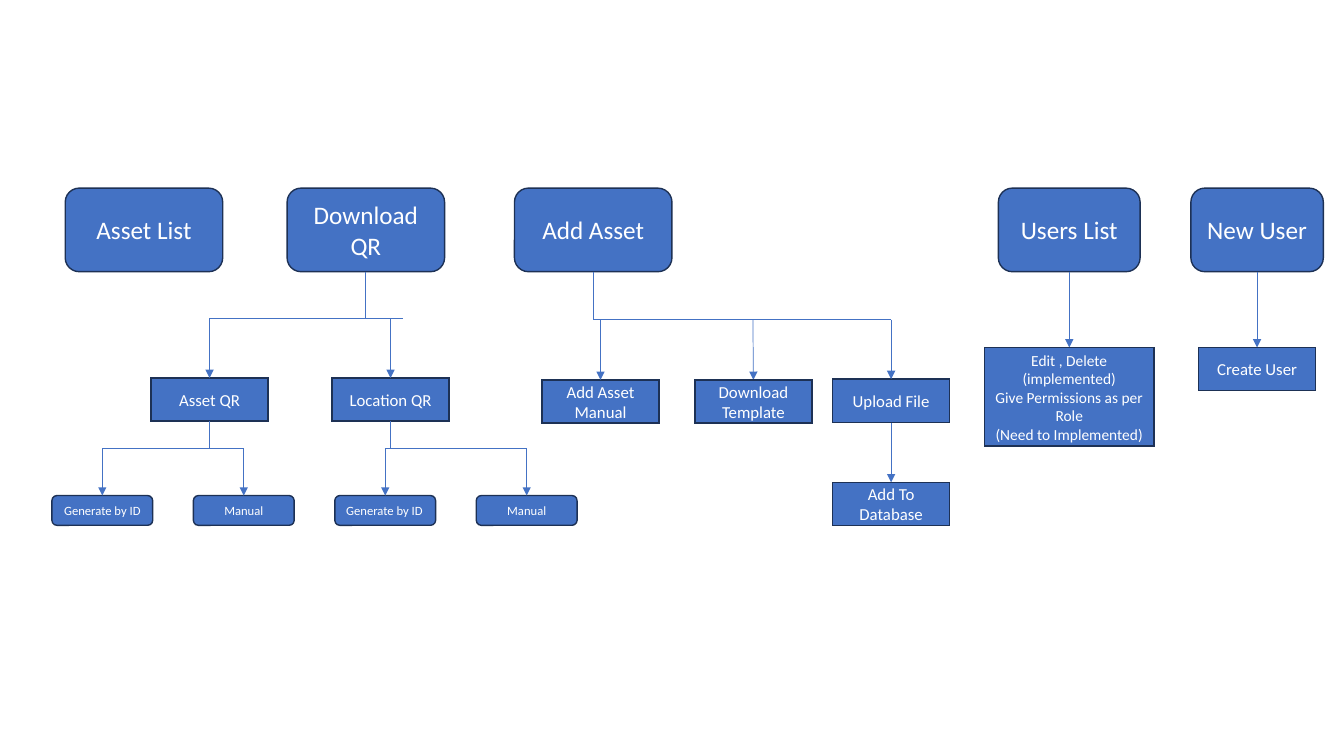
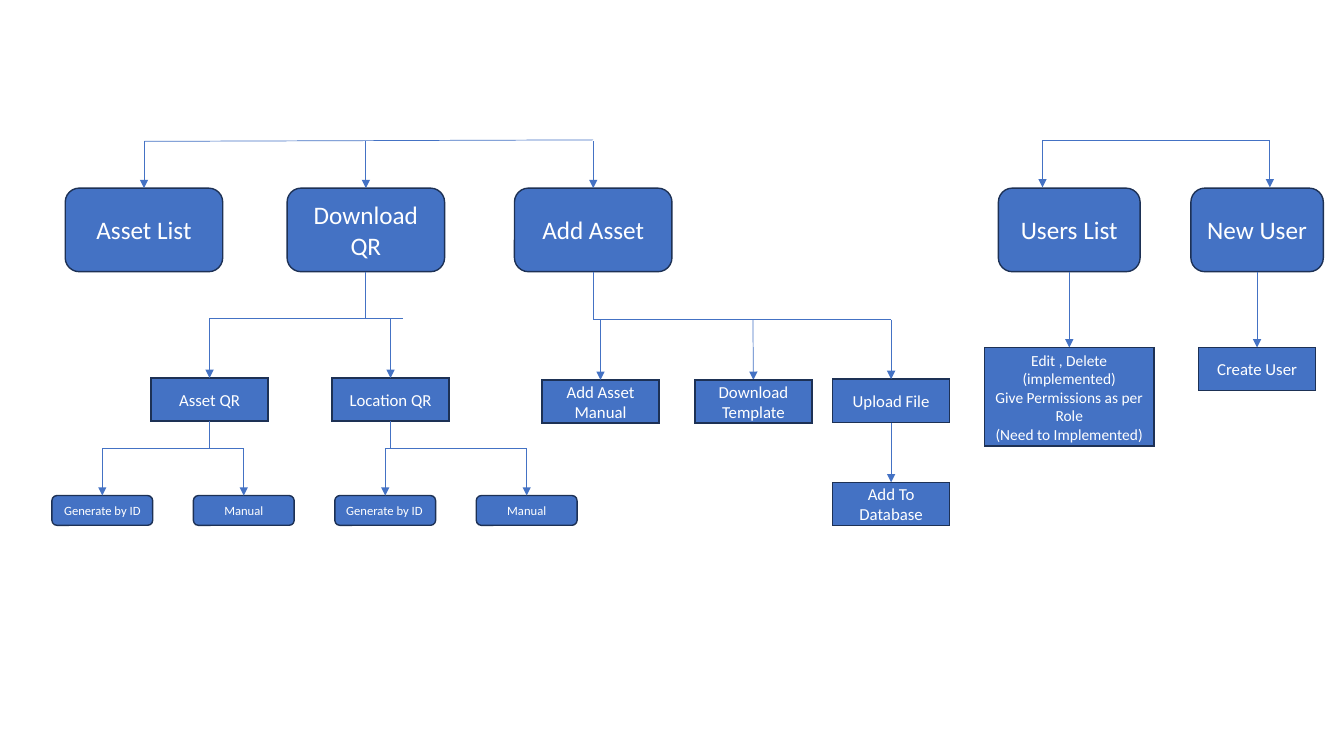
Before and after one commit to Acheke004/Neilsoft, a slide deck: slide 4 of Presentation1.pptx. Drawn at 1344x756 pixels with LibreOffice and Linux fonts; fonts in the diff are those of the drawing. Boxes give left, top, right and bottom in pixels: in the first picture for what was removed or moved away, otherwise in the second. Text is boxed around its words. In the diff, an @@ line names an element or a change of style, - is before the commit and + after.

Commit message:
updated

```diff
--- a/Presentation1.pptx
+++ b/Presentation1.pptx
@@ group added at [144, 140, 594, 189]: 3 arrows, 1 line @@
@@ arrow added from (1043, 140) to (1043, 188), #4472C4 0.5 pt @@
@@ line added from (1043, 140) to (1270, 140), #4472C4 0.5 pt @@
@@ arrow added from (1270, 140) to (1270, 188), #4472C4 0.5 pt @@
```
Also in this commit, not shown: 5 slides added.
